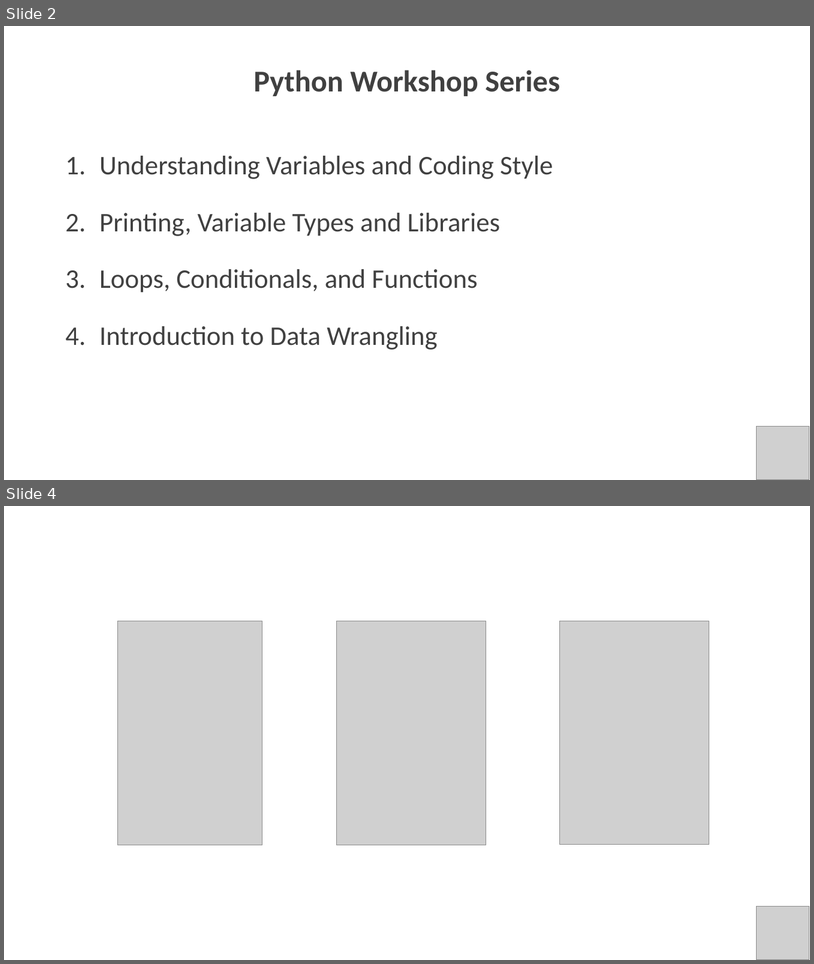
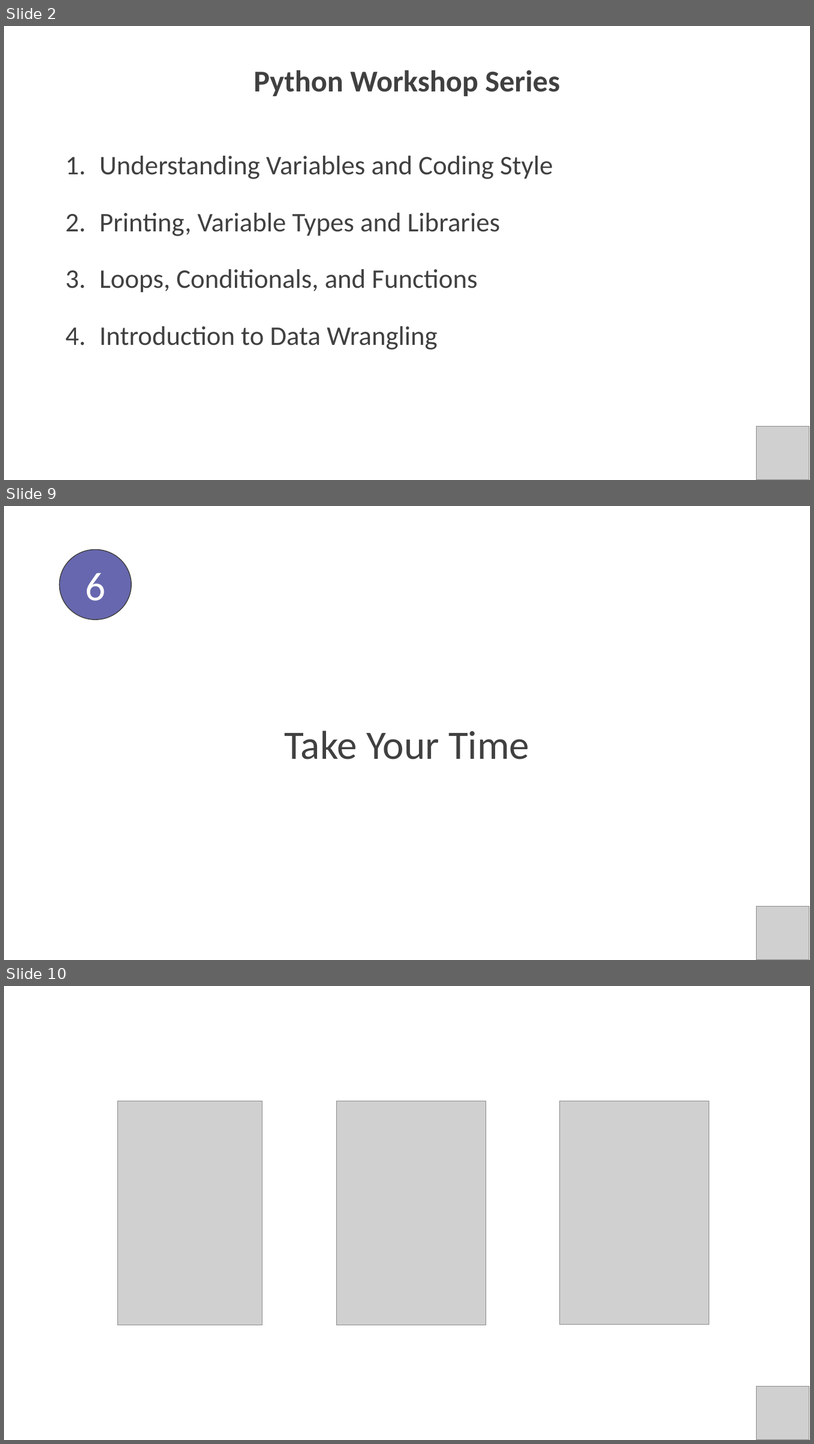
Before and after one commit to PracticumAI/python, a slide deck: presentations/01_intro_to_python.pptx. Shown one above the other, each under a label of ours: slides 2 and 4 before the commit, slides 2, 9 and 10 after it; the slides between them are not shown. The pictures are 814x964 and 814x1444 pixels, drawn with LibreOffice and Linux fonts; fonts in the diff are those of the drawing; grey boxes stand for pictures. Boxes give left, top, right and bottom in pixels: in the first picture for what was removed or moved away, otherwise in the second. Text is boxed around its words. In the diff, an @@ line names an element or a change of style, - is before the commit and + after.

```diff
--- a/presentations/01_intro_to_python.pptx
+++ b/presentations/01_intro_to_python.pptx
@@ slide 9 added at (4, 506, 810, 960), background #FFFFFF @@
@@ ellipse added at (60, 550, 132, 620), fill #6767AF, outline #404040 1 pt, 48 pt, text #FFFFFF @@
+6
@@ text added at (284, 730, 530, 759), 48 pt, text #404040 @@
+Take Your Time
@@ picture added at (756, 906, 810, 960) @@
@@ what was slide 4 is now slide 10 @@
```
Also in this commit, not shown: 6 other slides added, 1 other file.
